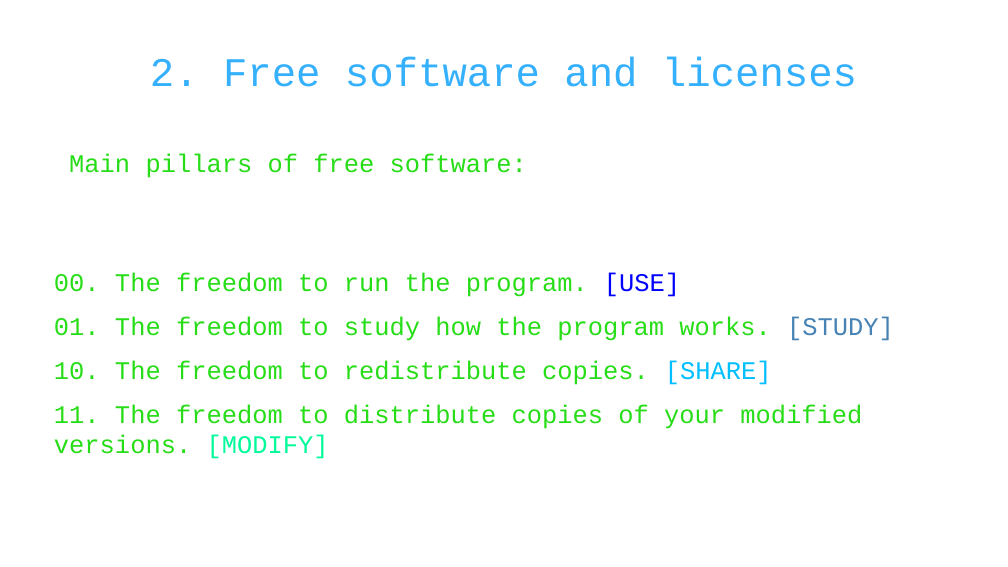
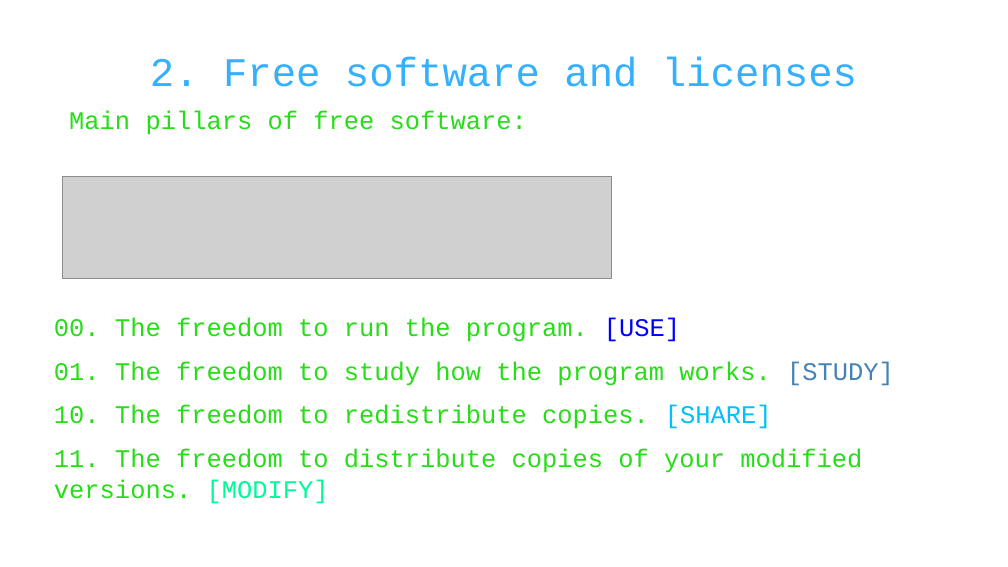
Before and after one commit to WAPEETY/open-source-presentation, a slide deck: slide 7 of open_source.odp. Drawn at 1008x567 pixels with LibreOffice and Linux fonts; fonts in the diff are those of the drawing; grey boxes stand for pictures; background and template pictures are left out. Boxes give left, top, right and bottom in pixels: in the first picture for what was removed or moved away, otherwise in the second. Text is boxed around its words. In the diff, an @@ line names an element or a change of style, - is before the commit and + after.

```diff
--- a/open_source.odp
+++ b/open_source.odp
@@ text "Main pillars of free software:" rewrapped from (54,154,894,459) to (54,111,894,504) @@
@@ picture added at (62,177,612,278) @@
```
Also in this commit, not shown: 8 other slides changed.
